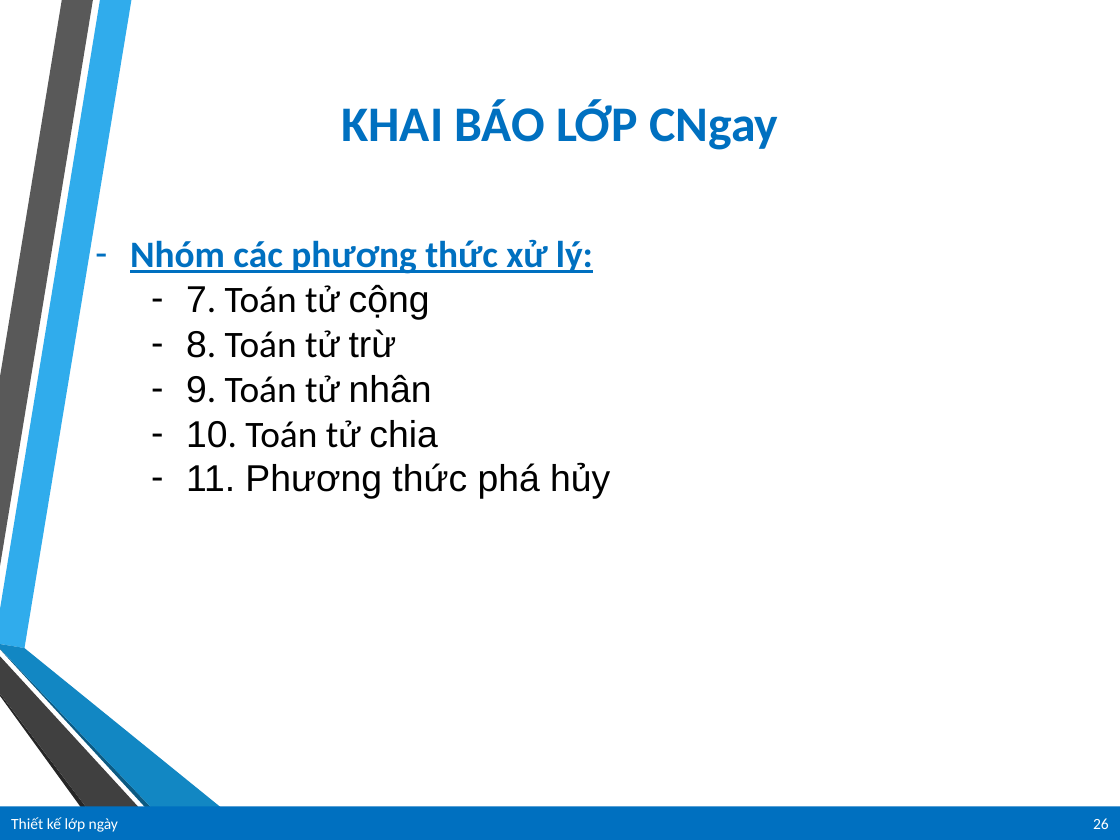
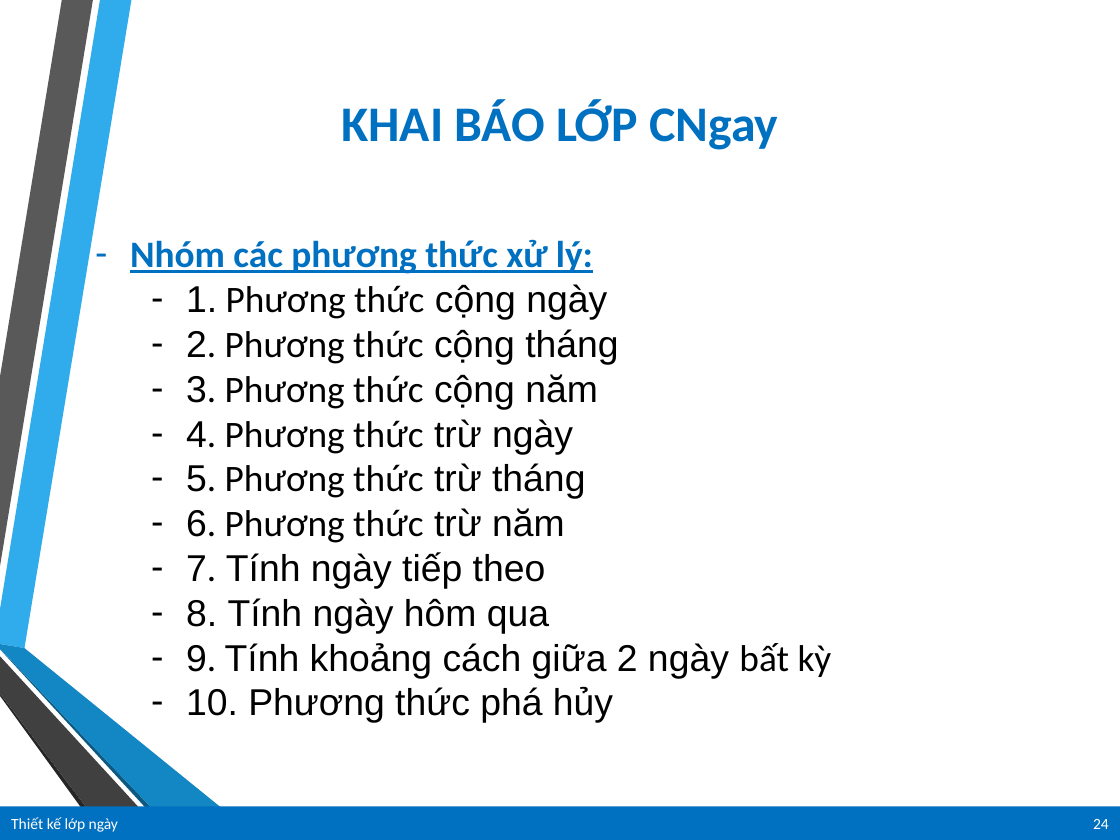
Before and after one commit to vanlinh1602/OOP_MrKhang, a slide deck: slide 24 of ThietKeLop/Bai06/Bai6.pptx (slide 26 before the commit). Drawn at 1120x840 pixels with LibreOffice and Linux fonts; fonts in the diff are those of the drawing; background and template pictures are left out. Boxes give left, top, right and bottom in pixels: in the first picture for what was removed or moved away, otherwise in the second. Text is boxed around its words. In the diff, an @@ line names an element or a change of style, - is before the commit and + after.

```diff
--- a/ThietKeLop/Bai06/Bai6.pptx
+++ b/ThietKeLop/Bai06/Bai6.pptx
@@ text at <box>186,284,832,723</box>: text changed @@
-  – 7. Toán tử cộng
-  – 8. Toán tử trừ
-  – 9. Toán tử nhân
-  – 10. Toán tử chia
-  – 11. Phương thức phá hủy
+  – 1. Phương thức cộng ngày
+  – 2. Phương thức cộng tháng
+  – 3. Phương thức cộng năm
+  – 4. Phương thức trừ ngày
+  – 5. Phương thức trừ tháng
+  – 6. Phương thức trừ năm
+  – 7. Tính ngày tiếp theo
+  – 8. Tính ngày hôm qua
+  – 9. Tính khoảng cách giữa 2 ngày bất kỳ
+  – 10. Phương thức phá hủy
@@ page number at <box>1093,819,1109,829</box>: text changed @@
-26
+24
```
Also in this commit, not shown: 7 other slides changed, 1 slide removed, 2 other files.
